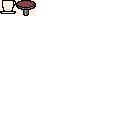
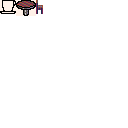
Before/after of a 128px x 128px layered artwork. What changed in the layer stack:
added layer "chair.png" above "table_1.png" over (x1=36, y1=0, x2=43, y2=14)
